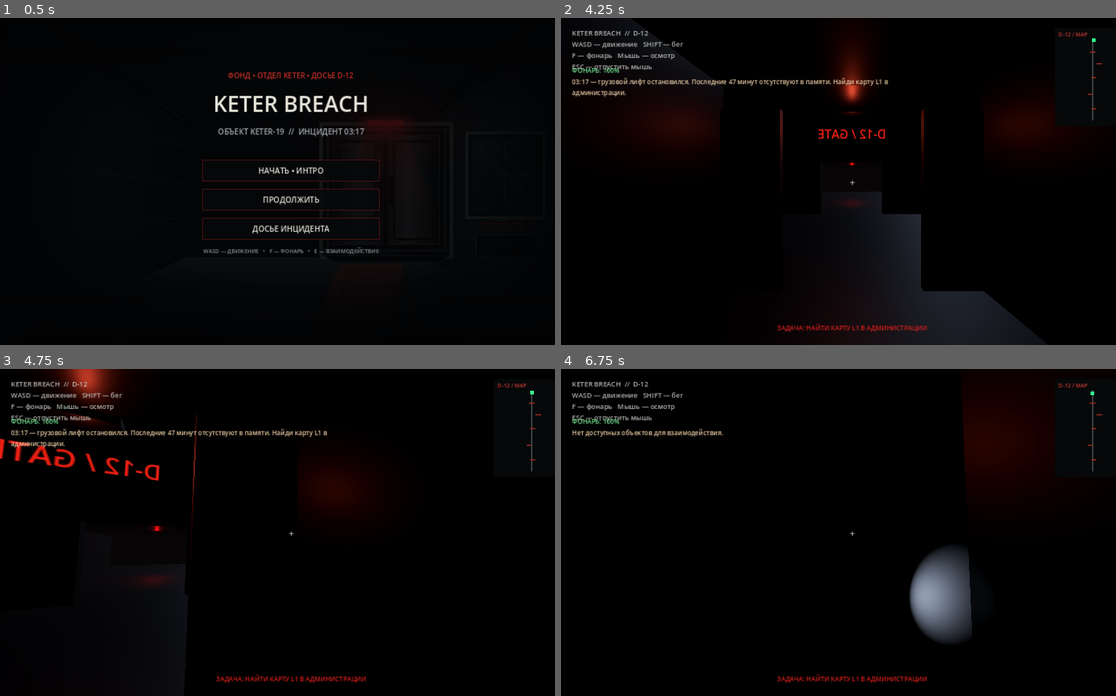
Above: before the commit, frames 1-4 (two rows, left to right).
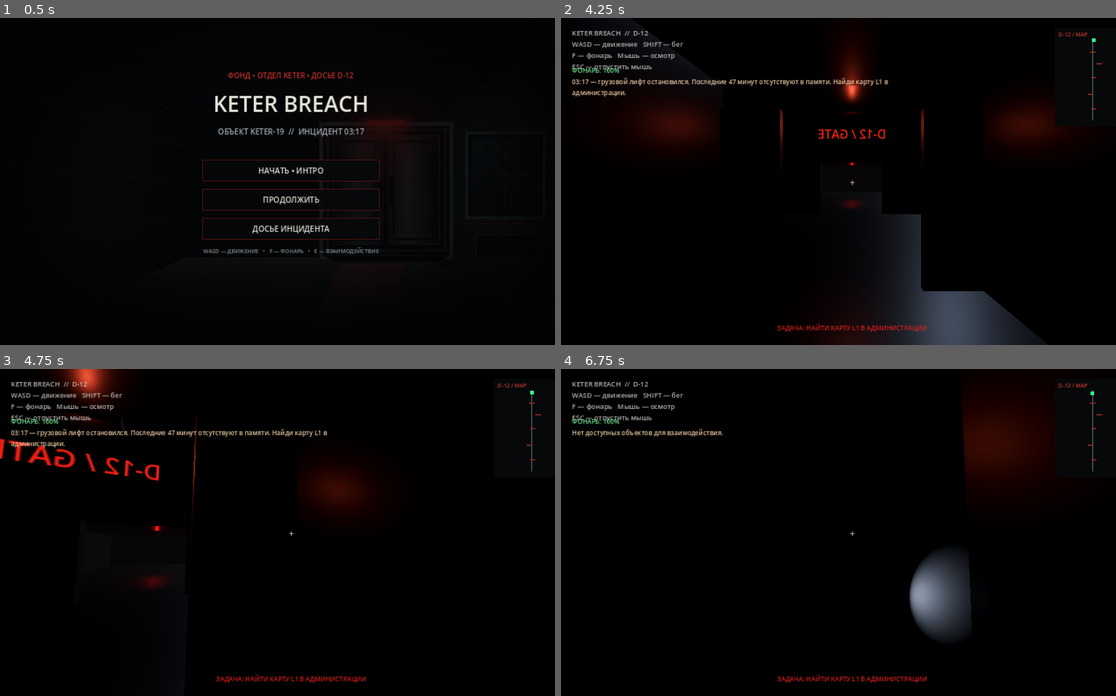
Above: after the commit, the same moments.

Repository: Keter-Breach/keter-breach.ru
Game: Godot game, scene res://scenes/main.tscn
Two runs of this game, one before a commit and one after it. Both use one fixed random seed, a clock stepped at 60 frames per second and the inputs below.
Inputs (mouse positions are in pixels of both pictures, inside the frame that each line leads up to):
- Up to frame 1 (0.5 s): no input
- Up to frame 2 (4.25 s): click "НАЧАТЬ • ИНТРО" at 0.5 s; click "ДАЛЕЕ →" at 1.25 s; click "ПРОПУСТИТЬ ИНТРО" at 2 s; tap Enter at 2.75 s; move the mouse to (977, 165) at 2.77 s; hold D (move_right) 2.78-3.53 s; hold Shift (sprint) 2.78-3.53 s; click (977, 165) at 2.92 s; tap Space at 3.02, 3.77 s; move the mouse to (733, 197) at 3.52 s; hold S (move_back) from 3.53 s (still down); tap F (toggle_flashlight) at 3.6 s
- Up to frame 3 (4.75 s): move the mouse to (305, 525) at 4.27 s; release S (move_back) at 4.28 s; hold W (move_forward) from 4.28 s (still down); tap Enter at 4.35 s
- Up to frame 4 (6.75 s): keep holding W (move_forward); move the mouse to (844, 539) at 5.02 s; tap E at 5.1 s; tap Space at 5.27, 5.75, 6.02 s; move the mouse to (894, 535) at 5.77 s; hold Shift (sprint) 5.78-6.53 s; tap Enter at 6.5 s; move the mouse to (810, 529) at 6.52 s; tap F (toggle_flashlight) at 6.6 s

Frame 1 is identical in both runs. In frame 2, 2.1% of the frame differs, in the area x 39-78%, y 20-100%; in frame 3, 0.1%; in frame 4, 1.6%.

Commit message:
Improve facility material tiling and surface response

Diff:
--- a/godot-prototype/scripts/facility_layout.gd
+++ b/godot-prototype/scripts/facility_layout.gd
@@ -20,6 +20,15 @@
  if floor_texture: floor_mat.albedo_texture = floor_texture
  if metal_texture: metal_mat.albedo_texture = metal_texture
  if metal_texture: door_mat.albedo_texture = metal_texture
+ # Scale the tiling so large architectural surfaces retain visible material detail.
+ wall_mat.uv1_scale = Vector3(3.0, 2.0, 1.0)
+ floor_mat.uv1_scale = Vector3(18.0, 18.0, 1.0)
+ metal_mat.uv1_scale = Vector3(2.5, 2.5, 1.0)
+ door_mat.uv1_scale = Vector3(1.2, 1.5, 1.0)
+ wall_mat.roughness = 0.96
+ floor_mat.roughness = 0.38
+ metal_mat.roughness = 0.34
+ door_mat.roughness = 0.42
  _box("Facility floor",Vector3(180,0.3,240),Vector3(0,-0.18,30),floor_mat)
  _box("Facility ceiling",Vector3(180,0.28,240),Vector3(0,3.34,30),metal_mat)
  _build_elevator()
